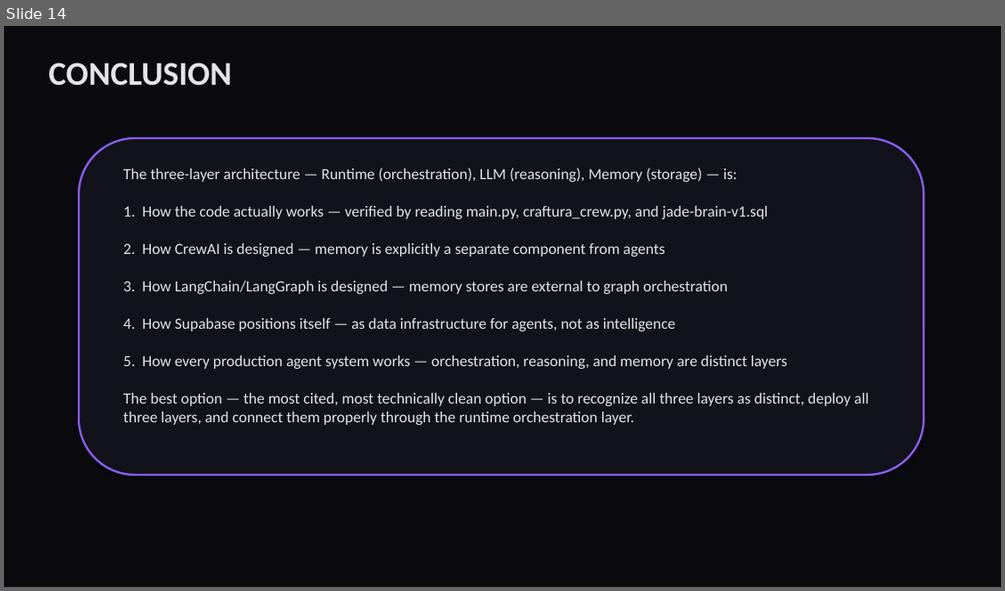
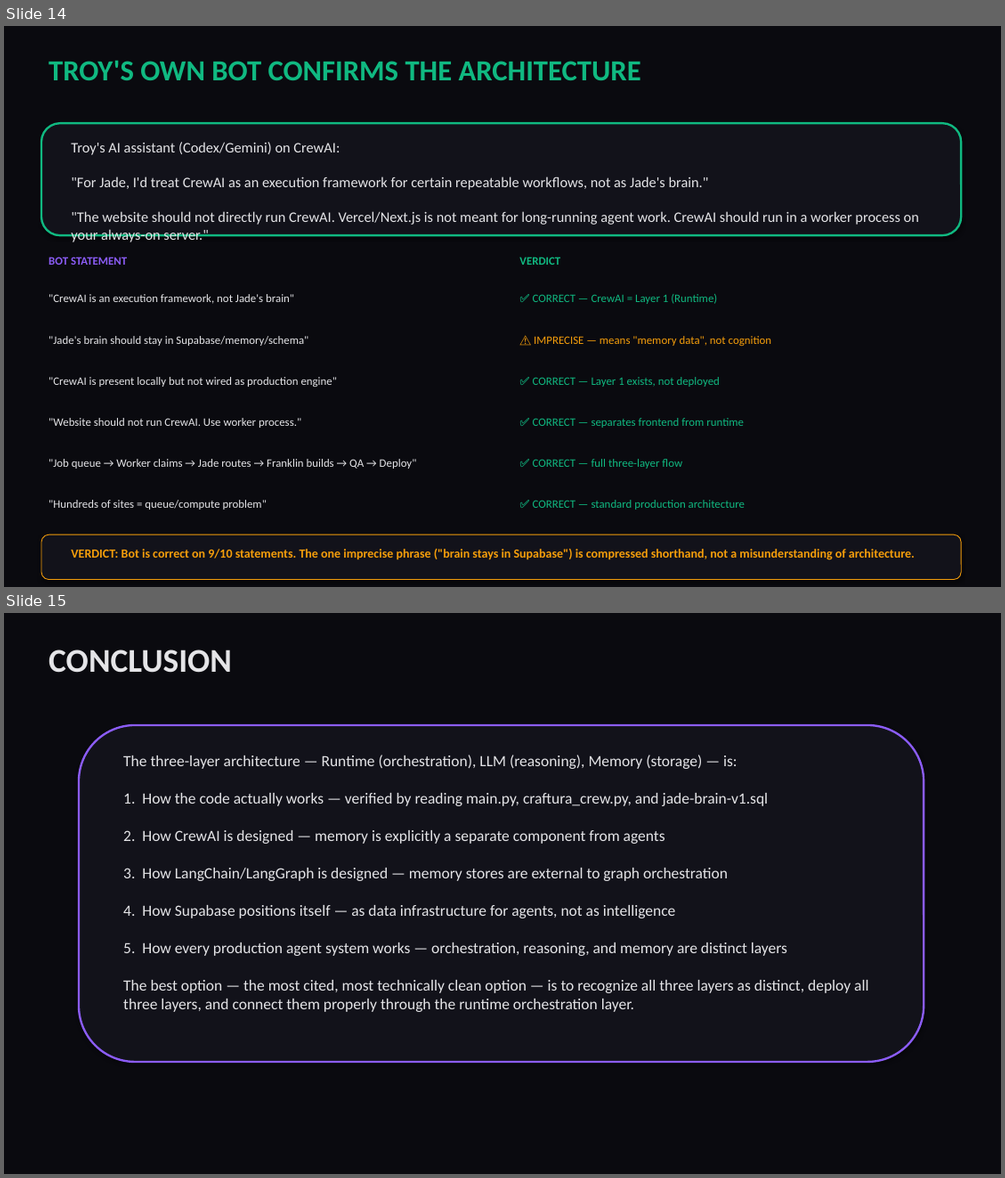
Before and after one commit to Craftura/architecture, a slide deck: THREE-LAYER-ARCHITECTURE.pptx. Shown one above the other, each under a label of ours: slide 14 before the commit, slides 14 and 15 after it. The pictures are 1005x591 and 1005x1178 pixels, drawn with LibreOffice and Linux fonts; fonts in the diff are those of the drawing. Boxes give left, top, right and bottom in pixels: in the first picture for what was removed or moved away, otherwise in the second. Text is boxed around its words. In the diff, an @@ line names an element or a change of style, - is before the commit and + after.

Commit message:
Regenerate slides with all current content
- PPTX: 15 slides (added Troy bot evaluation slide)
- HTML: Complete rewrite with all sections including bot evaluation
- Added line-by-line analysis of Troy's Codex conversation confirming three-layer architecture

```diff
--- a/THREE-LAYER-ARCHITECTURE.pptx
+++ b/THREE-LAYER-ARCHITECTURE.pptx
@@ slide 14 added at [4, 26, 1001, 587], background #0A0A0F @@
@@ text added at [48, 60, 641, 80], 28 pt, text #10B981, bold @@
+TROY'S OWN BOT CONFIRMS THE ARCHITECTURE
@@ rounded rectangle added at [41, 123, 961, 235], fill #12121A, outline #10B981 2 pt @@
@@ text added at [71, 142, 919, 224], 14 pt, text #E4E4E7 @@
+Troy's AI assistant (Codex/Gemini) on CrewAI:
+"For Jade, I'd treat CrewAI as an execution framework for certain repeatable workflows, not as Jade's brain."
+"The website should not directly run CrewAI. Vercel/Next.js is not meant for long-running agent work. CrewAI should run in a worker process on your always-on server."
@@ text added at [48, 257, 127, 265], 11 pt, text #8B5CF6, bold @@
+BOT STATEMENT
@@ text added at [519, 257, 560, 265], 11 pt, text #10B981, bold @@
+VERDICT
@@ text added at [48, 294, 294, 304], 11 pt, text #E4E4E7 @@
+"CrewAI is an execution framework, not Jade's brain"
@@ text added at [533, 294, 717, 304], 11 pt, text #10B981 @@
+✅ CORRECT — CrewAI = Layer 1 (Runtime)
@@ text added at [48, 336, 308, 346], 11 pt, text #E4E4E7 @@
+"Jade's brain should stay in Supabase/memory/schema"
@@ text added at [534, 336, 772, 346], 11 pt, text #F59E0B @@
+⚠️ IMPRECISE — means "memory data", not cognition
@@ text added at [48, 377, 337, 386], 11 pt, text #E4E4E7 @@
+"CrewAI is present locally but not wired as production engine"
@@ text added at [533, 377, 720, 386], 11 pt, text #10B981 @@
+✅ CORRECT — Layer 1 exists, not deployed
@@ text added at [48, 418, 301, 427], 11 pt, text #E4E4E7 @@
+"Website should not run CrewAI. Use worker process."
@@ text added at [533, 418, 744, 427], 11 pt, text #10B981 @@
+✅ CORRECT — separates frontend from runtime
@@ text added at [48, 459, 417, 468], 11 pt, text #E4E4E7 @@
+"Job queue → Worker claims → Jade routes → Franklin builds → QA → Deploy"
@@ text added at [533, 459, 682, 468], 11 pt, text #10B981 @@
+✅ CORRECT — full three-layer flow
@@ text added at [48, 499, 267, 509], 11 pt, text #E4E4E7 @@
+"Hundreds of sites = queue/compute problem"
@@ text added at [533, 499, 744, 509], 11 pt, text #10B981 @@
+✅ CORRECT — standard production architecture
@@ rounded rectangle added at [41, 534, 961, 580], fill #12121A, outline #F59E0B 0.75 pt @@
@@ text added at [48, 548, 357, 553], 11 pt, text #E4E4E7 @@
+"Jade=orchestrator, Franklin=production lead, CrewAI=framework"
@@ text added at [71, 548, 914, 560], 12 pt, text #F59E0B, bold @@
+VERDICT: Bot is correct on 9/10 statements. The one imprecise phrase ("brain stays in Supabase") is compressed shorthand, not a misunderstanding of architecture.
@@ text added at [533, 548, 699, 553], 11 pt, text #10B981 @@
+✅ CORRECT — proper role assignment
@@ what was slide 14 is now slide 15 @@
```
Also in this commit, not shown: 2 other files.
